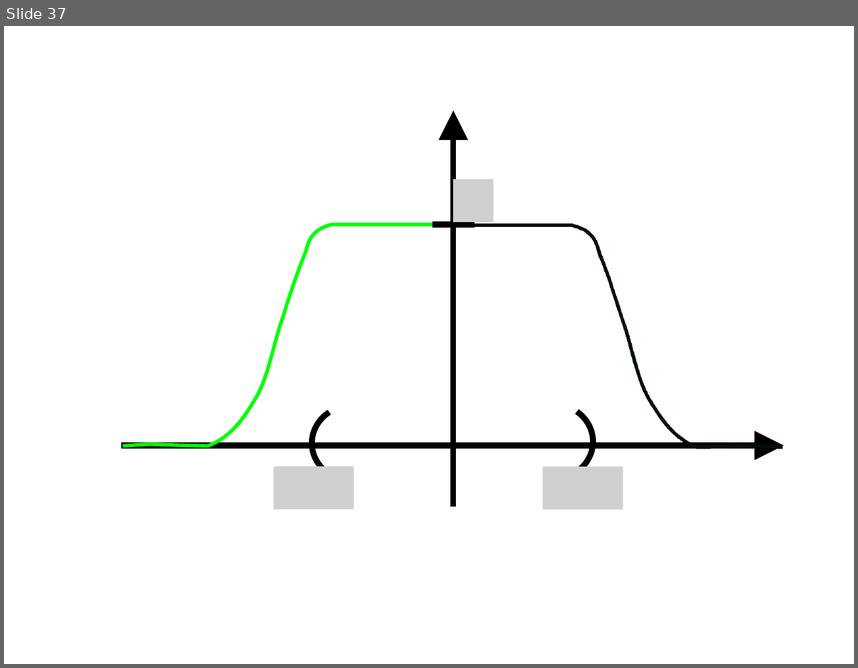
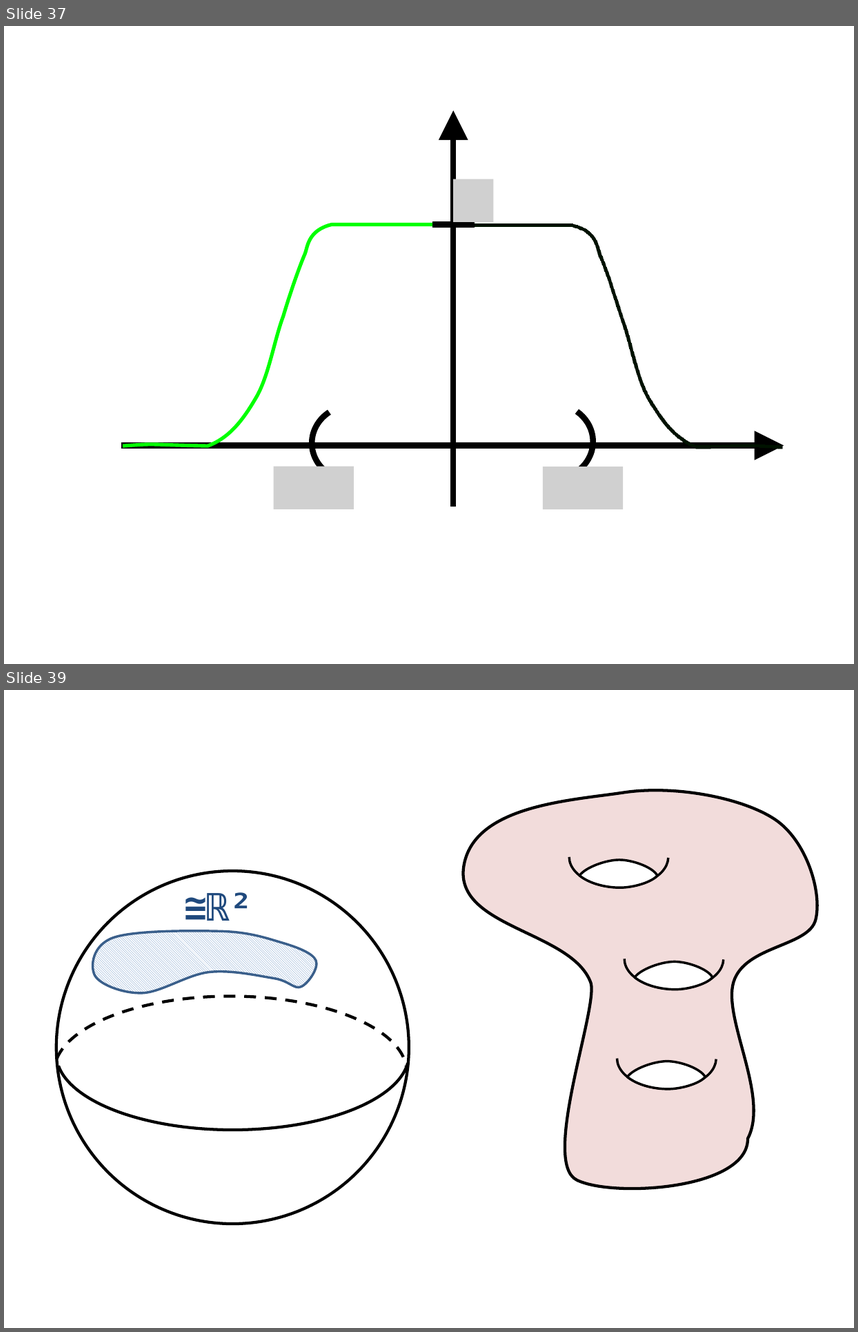
Before and after one commit to lutteropp/GeoTopo, a slide deck: images/Bilder.pptx. Shown one above the other, each under a label of ours: slide 37 before the commit, slides 37 and 39 after it; the slides between them are not shown. The pictures are 858x668 and 858x1332 pixels, drawn with LibreOffice and Linux fonts; fonts in the diff are those of the drawing; grey boxes stand for pictures. Boxes give left, top, right and bottom in pixels: in the first picture for what was removed or moved away, otherwise in the second. Text is boxed around its words. In the diff, an @@ line names an element or a change of style, - is before the commit and + after.

```diff
--- a/images/Bilder.pptx
+++ b/images/Bilder.pptx
@@ slide 39 added at <box>4,690,854,1328</box>, background #FFFFFF @@
@@ freeform shape added at <box>463,790,817,1188</box>, fill #F2DCDB, outline #000000 2.5 pt @@
@@ arc (boxed as its full ellipse) added at <box>569,827,668,887</box>, outline #000000 2 pt @@
@@ ellipse added at <box>56,871,410,1224</box>, outline #000000 2.5 pt @@
@@ freeform shape added at <box>579,860,657,888</box>, fill #FFFFFF, outline #000000 2 pt @@
@@ text added at <box>184,892,252,920</box>, 32 pt, text #1F497D, bold @@
+≅ℝ²
@@ freeform shape added at <box>92,931,316,993</box>, fill pattern #4F81BD on #FFFFFF, outline #3A5F8C 2 pt @@
@@ arc (boxed as its full ellipse) added at <box>624,929,724,989</box>, outline #000000 2 pt @@
@@ arc (boxed as its full ellipse) added at <box>56,978,410,1130</box>, outline #000000 2.5 pt @@
@@ freeform shape added at <box>635,961,713,989</box>, fill #FFFFFF, outline #000000 2 pt @@
@@ arc (boxed as its full ellipse) added at <box>54,996,407,1147</box>, outline #000000 2.5 pt dashed @@
@@ arc (boxed as its full ellipse) added at <box>617,1028,716,1089</box>, outline #000000 2 pt @@
@@ freeform shape added at <box>627,1061,705,1089</box>, fill #FFFFFF, outline #000000 2 pt @@
```
Also in this commit, not shown: 5 other slides added, 11 other files.
